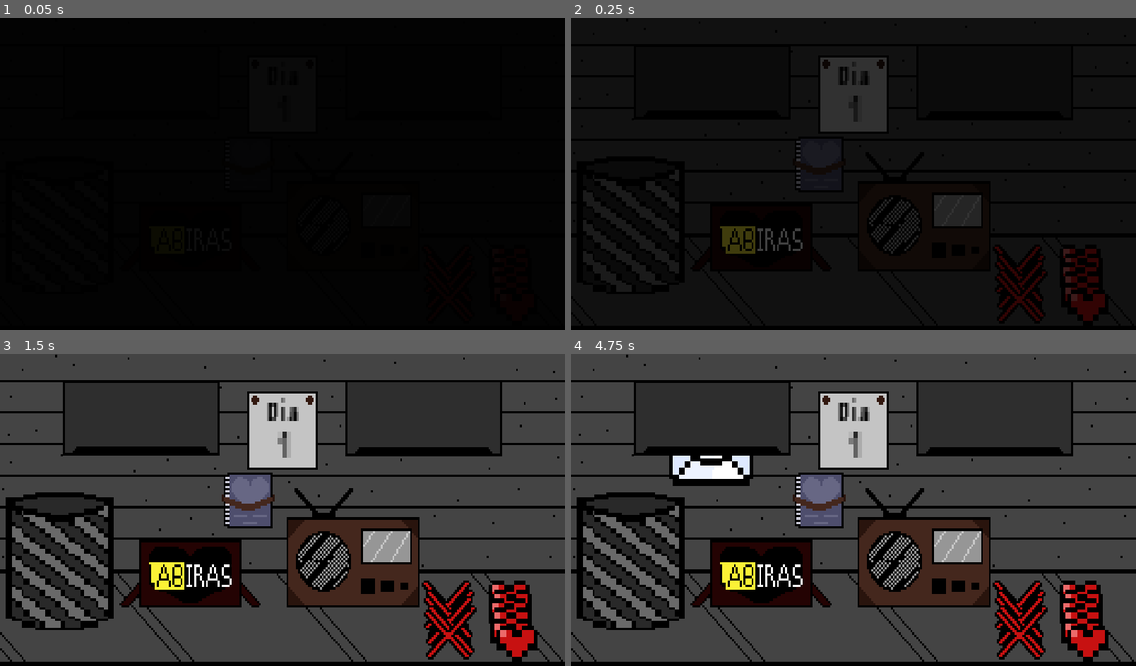
Above: before the commit, frames 1-4 (two rows, left to right).
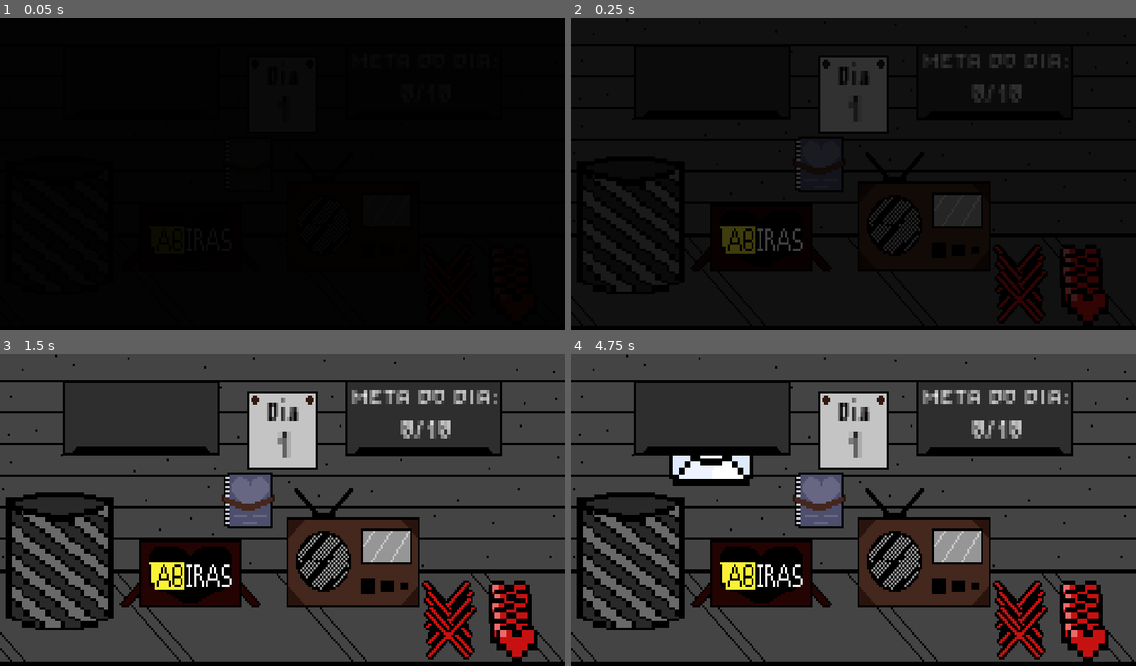
Above: after the commit, the same moments.

Repository: SoaresDavidson/CUPID.inc
Game: Godot game, scene res://scenes/jogo_2.tscn
The game is run twice, just before and just after one commit, with the same random seed, the same clock (stepped at 60 frames per second) and the same inputs. This scene is started directly instead of the project's main scene.
Inputs:
- Up to frame 1 (0.05 s): no input
- Up to frame 2 (0.25 s): no input
- Up to frame 3 (1.5 s): tap Enter at 1.25 s
- Up to frame 4 (4.75 s): tap Space at 2, 3.5 s; tap Enter at 2.75, 4.25 s

The runs differ from the first frame. In frame 2, 0.5% of the frame differs, in the area x 62-87%, y 11-28%; in frame 3, 1.0%, in the area x 62-88%, y 11-28%; in frame 4, 1.0%.

Commit message:
Os eventos aleatorios,menos cartas de odio

Diff:
--- a/scenes/jogo_2.tscn
+++ b/scenes/jogo_2.tscn
@@ -249,6 +249,28 @@
 one_shot = true
 autostart = true
 
+[node name="Meta" type="Label" parent="."]
+z_index = 2
+offset_left = 35.0
+offset_top = -60.0
+offset_right = 111.0
+offset_bottom = -52.0
+scale = Vector2(1, 0.976123)
+theme_override_fonts/font = ExtResource("6_1xo03")
+theme_override_font_sizes/font_size = 8
+text = "META DO DIA:"
+
+[node name="Meta2" type="Label" parent="."]
+z_index = 2
+offset_left = 60.0
+offset_top = -47.0
+offset_right = 86.0
+offset_bottom = -39.0
+scale = Vector2(1, 1.28133)
+theme_override_fonts/font = ExtResource("6_1xo03")
+theme_override_font_sizes/font_size = 8
+text = "0/10"
+
 [connection signal="pressed" from="botãocartachegando" to="." method="_on_botãocartachegando_pressed"]
 [connection signal="pressed" from="botãoaceitar" to="." method="_on_botãoaceitar_pressed"]
 [connection signal="pressed" from="botãonegar" to="." method="_on_botãonegar_pressed"]
--- a/script/main.gd
+++ b/script/main.gd
@@ -5,7 +5,10 @@
 @onready var animation_player = $AnimationPlayer
 @onready var texto = $texto
 
-
+var traicao = 0 #quando alguem ta traindo,tem texto especial
+var proposta=0 #identificar se ele recebeu proposta de outra empres
+var cobranca=0 #identificar se o chefe cobrou algo
+var meta = 10
 var trabalhando = 0 #determina se está operando alguma carta no momento
 var diaacabou = 0 #determina se o dia acabou
 var errou = 0 #determina quantos erros ocorreram
@@ -84,10 +87,10 @@
 	invasivo = false
 	trabalhando = 1 #inicia o processo da carta
 	combinam = false
-	var j = randi_range(6,8)
-	if j > 6: #dando maior chance de ocorrer uma carta padrão ao invés de um evento especial
+	var j = randi_range(0,12)
+	if j < 6: #dando maior chance de ocorrer uma carta padrão ao invés de um evento especial
 		cartapadrão()
-		if j > 10:
+		if j < 3:
 			%textinho.text += ". Se você acha que a gente tenho chances, manda a carta."
 		else:
 			%textinho.text += ". Combina?"
@@ -129,6 +132,14 @@
 	MenuMusic.get_child(4).play()
 	$Carta_saindo.play("nada")
 	gerarcarta() #reinicia o loop do jogo
+	$Meta2.text= str(processosfeitos) +"/"+ str(meta)
+	if cobranca >0:
+		if processosfeitos >0:
+			processosfeitos = processosfeitos - 2
+			cobranca = 0
+	if proposta >0:
+		++processosfeitos
+		proposta = 0
 
 func _on_botãonegar_pressed():
 	if combinam and not invasivo:
@@ -149,6 +160,11 @@
 	MenuMusic.get_child(4).play()
 	$Carta_saindo.play("nada")
 	gerarcarta()
+	$Meta2.text= str(processosfeitos) +"/"+ str(meta)
+	if cobranca >0:
+		if processosfeitos >0:
+			processosfeitos= processosfeitos - 2
+			cobranca = 0
 
 func _on_fechar_pressed():
 	$cartaReabrir.show()
@@ -193,6 +209,10 @@
 	$Carta_mesa.play("nada")
 	MenuMusic.get_child(19).play()
 	$Carta_saindo.play("nada")
+	if cobranca >0:
+		if processosfeitos >0:
+			--processosfeitos
+			cobranca = 0
 	gerarcarta()
 
 func _on_fechar_livro_pressed(): #fechar livro de regras
@@ -254,10 +274,23 @@
 
 
 func empresarival():
-	cartapadrão()
+	if GlobalVars.scoreatual > 1:
+		%remetente.text = "De: Corporação Santo Antônio"
+		%destinatario.text = "Para: Você,futuro companheiro"
+		%textinho.text ="Tomamos ciência do seu atual desempenho,\nestamos interessados em tervocê conosco,\nmande um coração se a proposta ti interessar"
+		++proposta
+	else:
+		cartapadrão()
 
 func cobrançachefe():
-	cartapadrão()
+	if GlobalVars.scoreatual > 1:
+		%remetente.text = "De: Cupido"
+		%destinatario.text = "Para: Você,novato"
+		%textinho.text ="Tomamos ciência do seu atual desempenho,\n estamos preocupados se você\n realmente tem preparo,
+		então vamos lhe dar um desafio para testa-lo"
+		++cobranca
+	else:
+		cartapadrão()
 
 func stalker():
 	cartapadrão()
@@ -273,14 +306,44 @@
 func cartadeodio():
 	cartapadrão()
 
+
 func bomba():
 	cartapadrão()
 
 func cartadeseixo():
-	cartapadrão()
+	var w = randi_range(0,1)#
+	var x = randi_range(0,23)#index nome do remetente
+	if w == 0:
+		%remetente.text = "De: " + namebankM[x]
+	else :
+		%remetente.text +"De :" + namebankF[x]
+	%destinatario.text ="Para: "+ "Qualquer pessoa"
+	%textinho.text="\nEu quero qualquer pessoa\nnão quero passar mais uma noite de domingo\nsozinho"
+	combinam =true
 
 func cartadetraicao():
-	cartapadrão()
+	var w = randi_range(0,1)#
+	var l = randi_range(0,1)#
+	var x = randi_range(0,23)#index nome do remetente
+	var y = randi_range(0,23)#index nome do par
+
+
+	if w == 0:
+
+		%remetente.text = "De: " + namebankM[x]
+		%destinatario.text = "Para: " + namebankF[y]
+		if l == 0:
+			%textinho.text = "Sei que to namorando,mas\nnão to morto"
+		else:
+			%textinho.text = "Vocês não ligam pra traição né?\nÉ por isso que são os melhores"
+	else:
+		%remetente.text = "De: " + namebankF[x]
+		%destinatario.text = "Para: " + namebankM[y]
+		if l == 0:
+			%textinho.text = "Não é traição,amo tanto,que\nate fico outras pessoas,mas\nnão termino o relacionamento"
+		else:
+			%textinho.text = "Não é traição,ele me chamou primeiro\ne é deselegante recusar um convite"
+
 
 func random_person(grupo) -> String:
 	#resumindante pega o array de arrays personalidade e pega um array e depois um elemento desse array
Not shown: 1 places in scenes/jogo_2.tscn that only renumber resources
